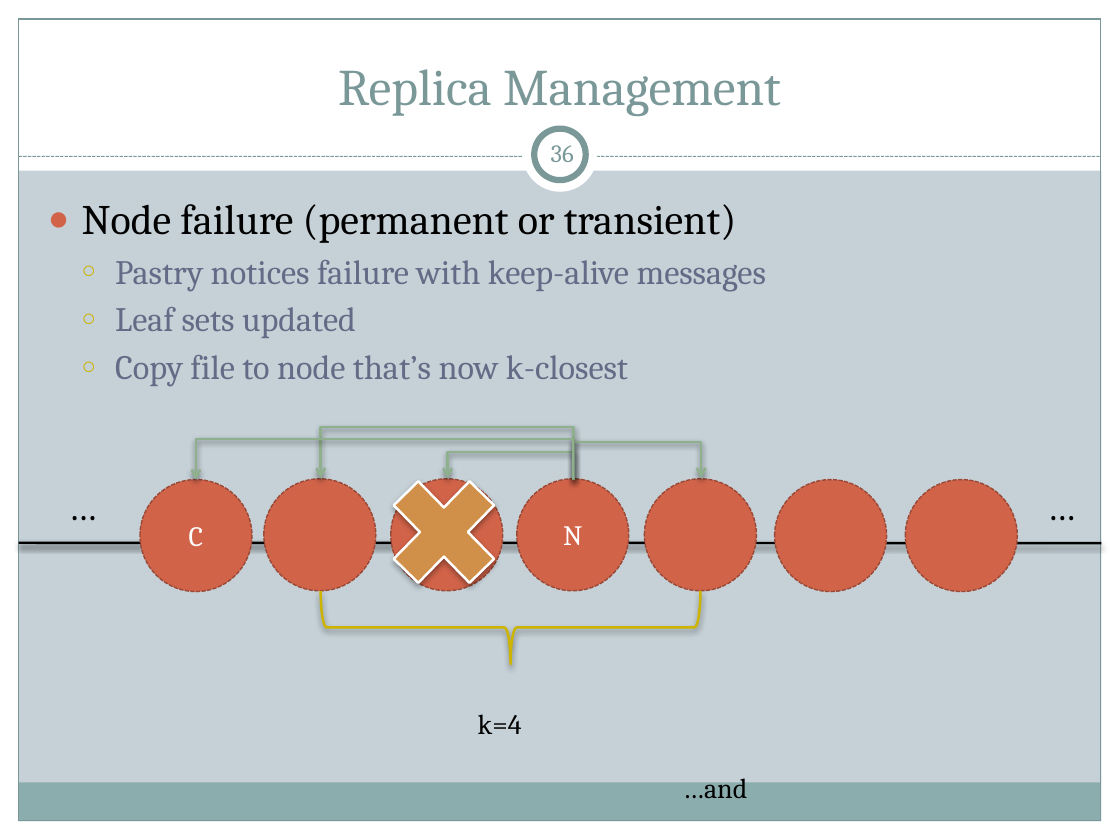
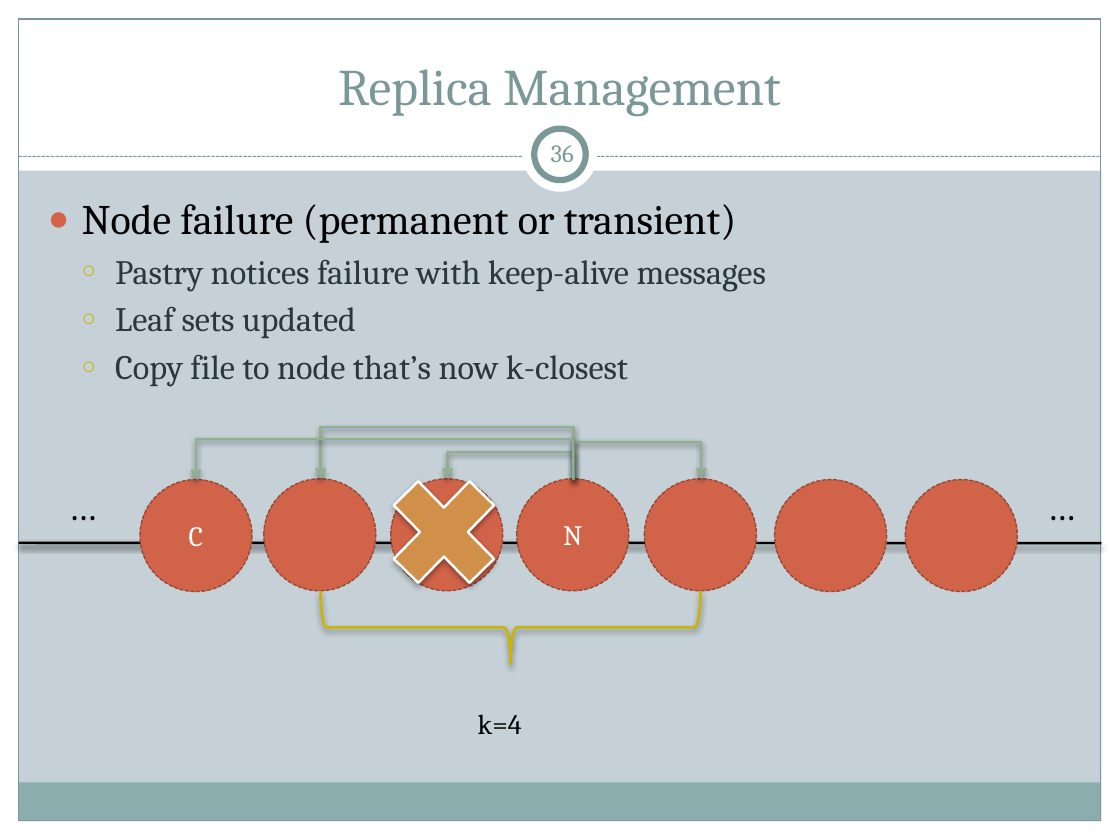
Before and after one commit to cs525-koala/documents, a slide deck: slide 36 of p2p/P2P Apps.pptx. Drawn at 1120x840 pixels with LibreOffice and Linux fonts; fonts in the diff are those of the drawing. Boxes give left, top, right and bottom in pixels: in the first picture for what was removed or moved away, otherwise in the second. Text is boxed around its words. In the diff, an @@ line names an element or a change of style, - is before the commit and + after.

```diff
--- a/p2p/P2P Apps.pptx
+++ b/p2p/P2P Apps.pptx
@@ text at [115,260,766,387]: text colour #646B86 to #2A373D in "Pastry notices failure with keep-alive messages", "Leaf sets updated", "Copy file to node that’s now k-closest" @@
@@ text removed at [683,772,747,798] @@
-…and
```
Also in this commit, not shown: 47 other slides changed, 1 slide added, 2 slides removed.
